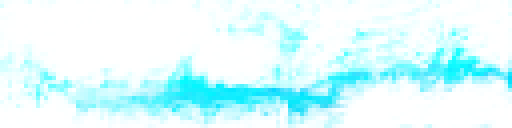
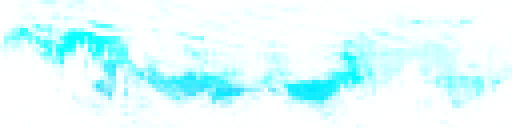
Comparing the layer stacks of the two (512, 128) images. Changes:
showed "Pasted Layer #2", painted on it over [0, 0, 512, 128]
hid "frame1", painted on it over [0, 0, 512, 128]
